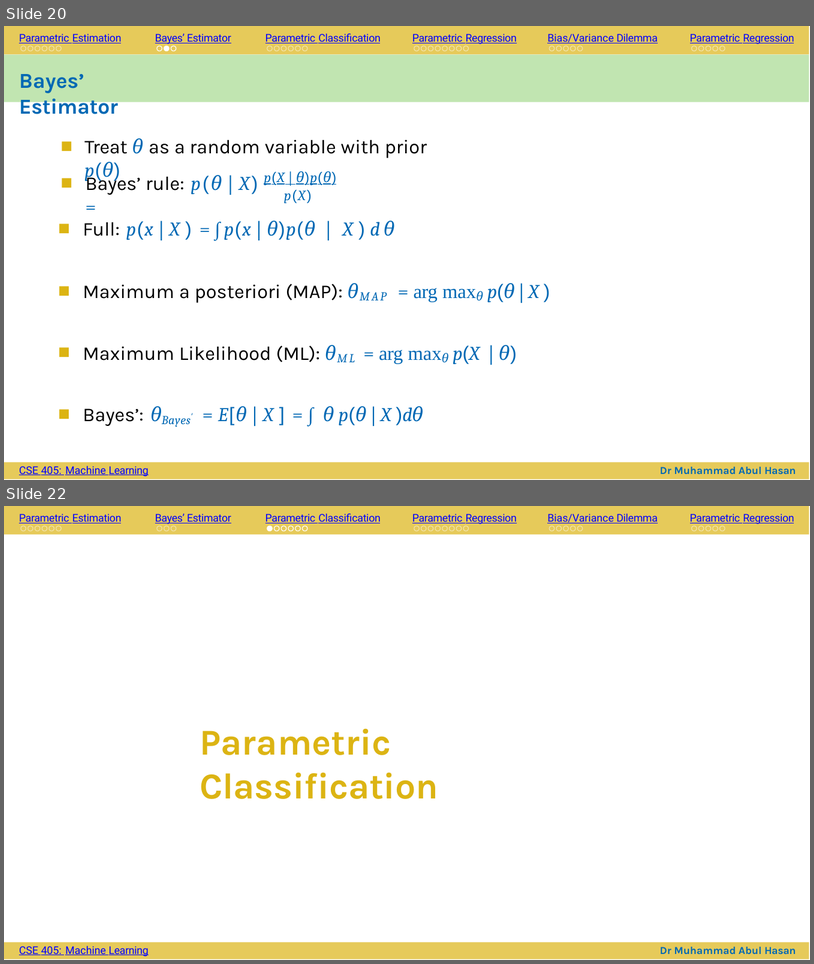
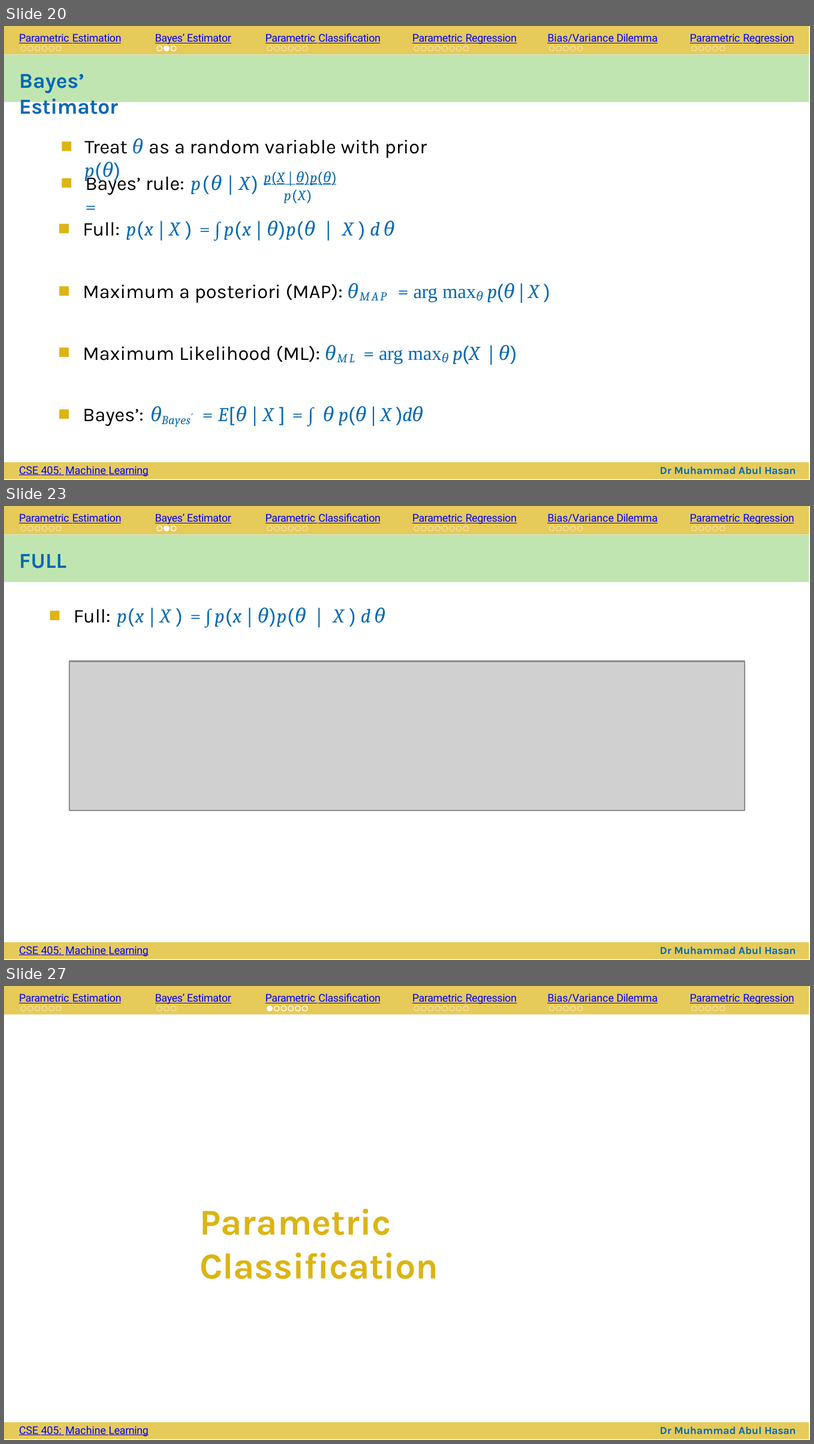
Before and after one commit to abrarhasan3/Green-Uni-All-Academic-Content, a slide deck: CSE 411 Machine Learning/CSE_411_ML_Ch_4 (1).pptx. Shown one above the other, each under a label of ours: slides 20 and 22 before the commit, slides 20, 23 and 27 after it; the slides between them are not shown. The pictures are 814x964 and 814x1444 pixels, drawn with LibreOffice and Linux fonts; fonts in the diff are those of the drawing; grey boxes stand for pictures; background and template pictures are left out. Boxes give left, top, right and bottom in pixels: in the first picture for what was removed or moved away, otherwise in the second. Text is boxed around its words. In the diff, an @@ line names an element or a change of style, - is before the commit and + after.

Commit message:
Added ICT

```diff
--- a/CSE 411 Machine Learning/CSE_411_ML_Ch_4 (1).pptx
+++ b/CSE 411 Machine Learning/CSE_411_ML_Ch_4 (1).pptx
@@ slide 23 added at (x1=4, y1=506, x2=810, y2=960), background #FFFFFF; not listed: 7 template elements that a slide beside it also shows @@
@@ text added at (x1=19, y1=514, x2=122, y2=523), 6 pt, text #0000FF, underline @@
+Parametric Estimation
@@ text added at (x1=155, y1=513, x2=231, y2=524), 6 pt, text #0000FF, underline @@
+Bayes’ Estimator
@@ text added at (x1=266, y1=513, x2=380, y2=523), 6 pt, text #0000FF, underline @@
+Parametric Classification
@@ text added at (x1=413, y1=514, x2=517, y2=524), 6 pt, text #0000FF, underline @@
+Parametric Regression
@@ text added at (x1=548, y1=513, x2=658, y2=523), 6 pt, text #0000FF, underline @@
+Bias/Variance Dilemma
@@ text added at (x1=690, y1=514, x2=794, y2=524), 6 pt, text #0000FF, underline @@
+Parametric Regression
@@ freeform shape added at (x1=4, y1=534, x2=809, y2=582), fill #C1E5B1 @@
@@ group added at (x1=158, y1=526, x2=177, y2=532): 4 freeform shapes @@
@@ group added at (x1=267, y1=526, x2=307, y2=532): 6 freeform shapes @@
@@ group added at (x1=414, y1=526, x2=468, y2=532): 8 freeform shapes @@
@@ group added at (x1=549, y1=526, x2=583, y2=532): 5 freeform shapes @@
@@ group added at (x1=692, y1=526, x2=725, y2=532): 5 freeform shapes @@
@@ text added at (x1=19, y1=554, x2=66, y2=568), 12 pt, text #0168B4, bold @@
+FULL
@@ text added at (x1=74, y1=607, x2=385, y2=627), 11 pt, text #0168B4 @@
+■ Full: p(x∣X ) = ∫p(x∣θ)p(θ ∣ X ) d θ
@@ picture added at (x1=69, y1=661, x2=744, y2=810) @@
@@ freeform shape added at (x1=4, y1=942, x2=809, y2=958), fill #E6CA5A @@
@@ text added at (x1=19, y1=945, x2=149, y2=956), 6 pt, text #0000FF, underline @@
+CSE 405: Machine Learning
@@ text added at (x1=660, y1=946, x2=796, y2=954), 6 pt, text #0168B4, bold @@
+Dr Muhammad Abul Hasan
@@ what was slide 22 is now slide 27 @@
```
Also in this commit, not shown: 2 slides changed, 4 other slides added.
